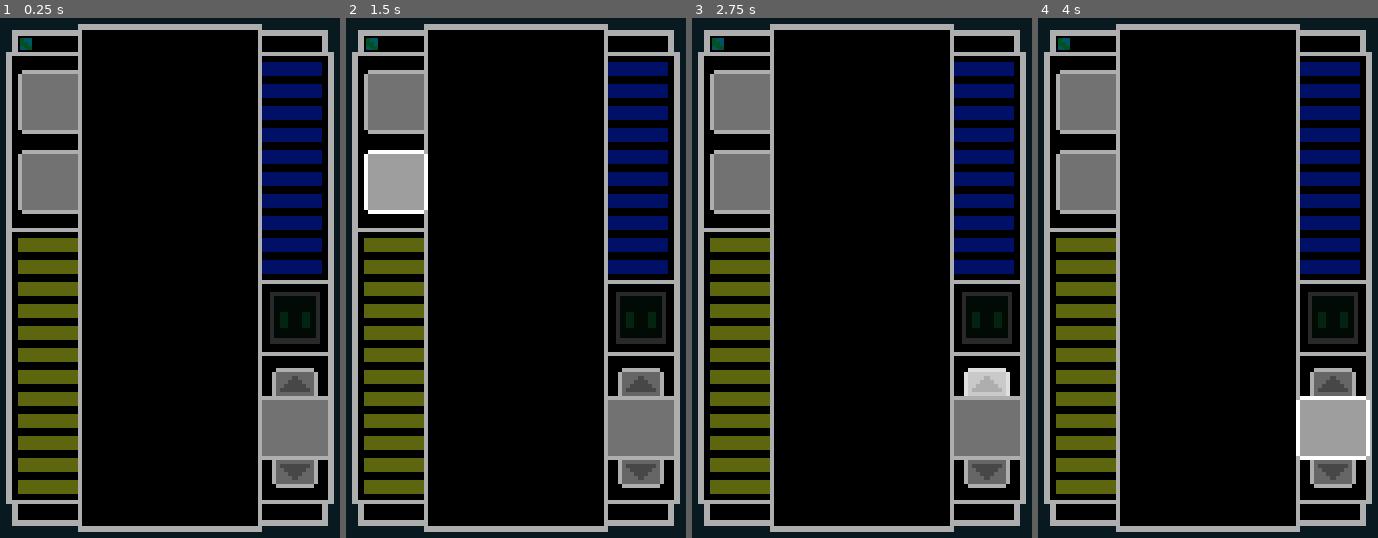
Above: before the commit, frames 1-4 (left to right).
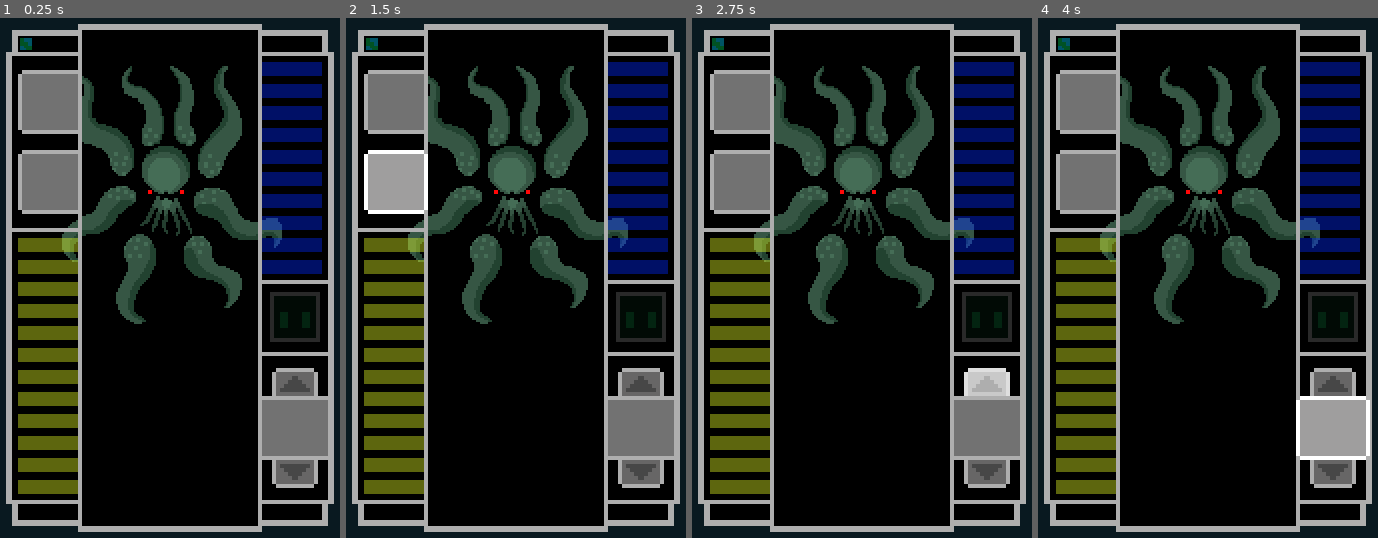
Above: after the commit, the same moments.

Repository: Razzf/SpaceRpg
Game: Godot game, scene res://Scenes/Battle.tscn
The game is run twice, just before and just after one commit, with the same random seed, the same clock (stepped at 60 frames per second) and the same inputs. The project has no main scene, so this scene is started directly.
Inputs (mouse positions are in pixels of both pictures, inside the frame that each line leads up to):
- Up to frame 1 (0.25 s): no input
- Up to frame 2 (1.5 s): click (397, 101) at 0.5 s; click (397, 184) at 1.25 s
- Up to frame 3 (2.75 s): click (987, 382) at 2 s
- Up to frame 4 (4 s): click (1333, 475) at 2.75 s; click (1333, 428) at 3.5 s

The runs differ from the first frame. In frame 1, 9.7% of the frame differs, in the area x 18-95%, y 9-63%; in frame 2, 9.7%; in frame 3, 9.7%; in frame 4, 9.7%.

Commit message:
MiniCthulu Sprite Added to Battle Scene

Diff:
--- a/Scenes/Battle.tscn
+++ b/Scenes/Battle.tscn
@@ -11,6 +11,8 @@
 [ext_resource path="res://Resources/Styles/DownPressedButton.tres" type="StyleBox" id=9]
 [ext_resource path="res://Resources/Styles/hoverUpButton.tres" type="StyleBox" id=10]
 [ext_resource path="res://Resources/Styles/UpPresedButton.tres" type="StyleBox" id=11]
+[ext_resource path="res://Scenes/Enemy.tscn" type="PackedScene" id=12]
+[ext_resource path="res://Img Resources/BlackSpace.png" type="Texture" id=13]
 
 [sub_resource type="StyleBoxEmpty" id=1]
 
@@ -34,9 +36,17 @@
 "_edit_vertical_guides_": [ 180.0, 0.0 ]
 }
 
+[node name="BlackSpace" type="Sprite" parent="."]
+position = Vector2( 90, 160 )
+texture = ExtResource( 13 )
+
+[node name="Enemy" parent="." instance=ExtResource( 12 )]
+position = Vector2( 88, 100 )
+
 [node name="ShipStats" type="Node2D" parent="."]
 
 [node name="combat design 3" type="Sprite" parent="."]
+self_modulate = Color( 1, 1, 1, 0.4 )
 position = Vector2( 90, 160 )
 texture = ExtResource( 6 )
 
--- /dev/null
+++ b/Scenes/Enemy.tscn
@@ -0,0 +1,8 @@
+[gd_scene load_steps=2 format=2]
+
+[ext_resource path="res://Img Resources/Sprites and designs/MiniCthulu.png" type="Texture" id=1]
+
+[node name="Enemy" type="Node2D"]
+
+[node name="Sprite" type="Sprite" parent="."]
+texture = ExtResource( 1 )
--- a/Scripts/Enemy.gd
+++ b/Scripts/Enemy.gd
@@ -1,6 +1,6 @@
 extends Node2D
 
-const battle_units = preload("res://Resources/BattleUnits.tres")
+#const battle_units = preload("res://Resources/BattleUnits.tres")
 
 onready var hp = $Label
 onready var animation = $AnimatedSprite
Binary file added: Img Resources/Sprites and designs/MiniCthulu.png
Not shown, added: Img Resources/Sprites and designs/MiniCthulu.png.import
Binary file changed: Img Resources/Sprites and designs/combat design 3.png
Not shown: 1 places in Scenes/Battle.tscn that only renumber resources
